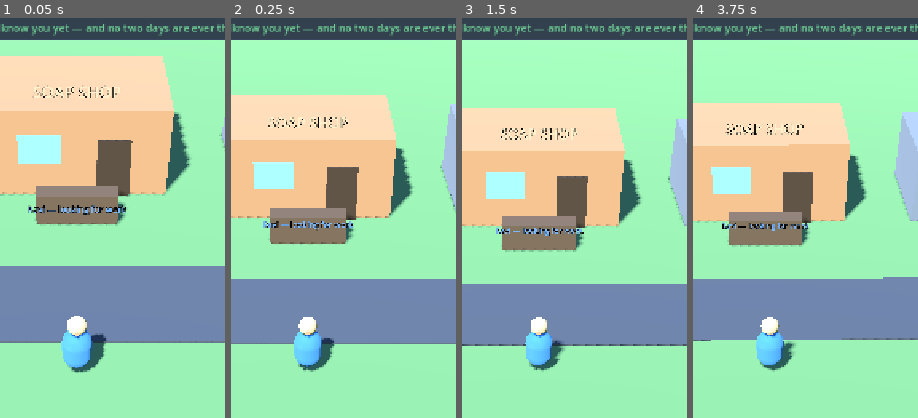
Above: before the commit, frames 1-4 (left to right).
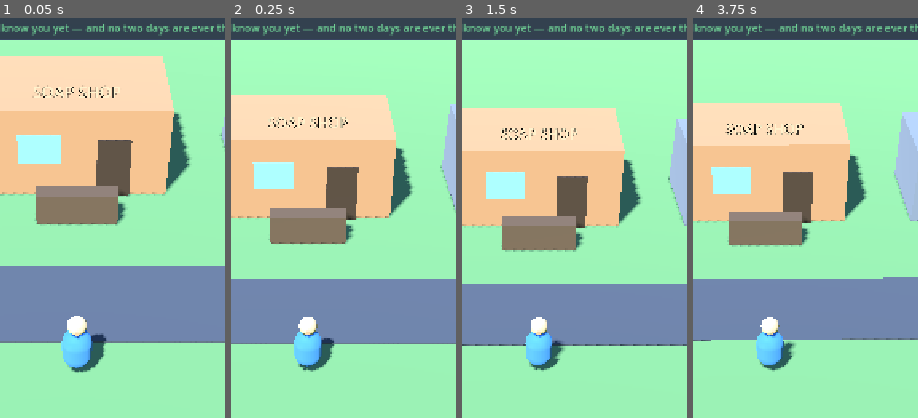
Above: after the commit, the same moments.

Repository: vikashamitian-claude/townbiz
Game: Godot game, scene res://scenes/Town3D.tscn
Same seed, same stepped clock (60 frames per second), same inputs: the game is played once before the commit and once after it.
Inputs (mouse positions are % of the whole screen's width and height, from its top left):
- Up to frame 1 (0.05 s): no input
- Up to frame 2 (0.25 s): no input
- Up to frame 3 (1.5 s): click "Start days" at 0.5 s; move the mouse to (72, 45) at 1.27 s; click (72, 45) at 1.42 s
- Up to frame 4 (3.75 s): click "Pause days" at 2 s; click "Start days" at 2.75 s; drag from (30, 55) to (45, 70) at 3.52 s
The pictures show only the part of the screen within x 33-83%, y 10-60%; the shares and areas given below are measured in that part.

The runs differ from the first frame. In frame 1, 0.5% of the frame differs, in the area x 12-56%, y 46-50%; in frame 2, 0.4%; in frame 3, 0.3%; in frame 4, 0.3%.

Commit message:
Self-review pass: fix Ravi label bug, extract GrayboxKit, add lint tooling
Ran a real static-verification pass since Godot itself still isn't
available in this sandbox: installed gdtoolkit (pip, real GDScript grammar
parser) and linted every .gd file in the project.

- Real bug found and fixed: the "Ravi" 3D label was parented to the town
  root by its builder, then the call site tried to re-parent it under
  ravi_npc — Godot doesn't allow adding an already-parented node, so the
  label never actually followed Ravi. Likely explains the floating "Ravi"
  text seen in the last on-device screenshot.
- Extracted the six stateless graybox mesh builders (static_box, visual_box,
  label3d, tree, person, tint_person) into new scripts/world3d/GrayboxKit.gd
  (class_name, static functions) — triggered by a real gdlint file-length
  flag on Town3D.gd (1070 lines), and doubles as the single swap point
  Phase 3D-2 needs for real low-poly assets (HUMAN_DECISIONS.md).
- Fixed two cosmetic declaration-order lint flags (SaveManager.gd,
  Player3D.gd) — no behavior change.
- Documented the gdtoolkit capability in CLAUDE.md so future sessions know
  what can actually be verified without Godot, and that apt's godot3 is a
  different, incompatible GDScript dialect not usable for this project.

gdformat --check confirms all 14 .gd files parse as valid GDScript
(zero parse failures) — full report in .agent_reports/claude_latest.md.
Godot execution itself remains unavailable; on-device confirmation is
still the next real signal.

Diff:
--- a/scripts/save/SaveManager.gd
+++ b/scripts/save/SaveManager.gd
@@ -2,10 +2,10 @@
 ## BizTown — Living Business Build: save system. Autoloaded as "SaveManager".
 ## Autosaves after every day_ended. Versioned JSON at user://save_v1.json.
 
-const SAVE_PATH: String = "user://save_v1.json"
-
 signal saved
 signal loaded
+
+const SAVE_PATH: String = "user://save_v1.json"
 
 
 func _ready() -> void:
--- /dev/null
+++ b/scripts/world3d/GrayboxKit.gd
@@ -0,0 +1,111 @@
+class_name GrayboxKit
+## BizTown 3D — shared graybox mesh builders for the walkable town.
+## Pure builders: no game state, no autoload references, no signals. This is
+## the single swap point for Phase 3D-2 (replacing boxes/capsules with real
+## low-poly assets) — see HUMAN_DECISIONS.md. Godot registers `class_name`
+## scripts globally, so callers use `GrayboxKit.foo(...)` with no preload,
+## the same way the rest of the codebase uses SimConfig/MissionData.
+
+const SKIN := Color(0.88, 0.74, 0.58)
+
+
+## A solid box with collision, parented under `parent`.
+static func static_box(parent: Node3D, pos: Vector3, size: Vector3, color: Color) -> Node3D:
+	var body := StaticBody3D.new()
+	body.position = pos
+	var col := CollisionShape3D.new()
+	var shape := BoxShape3D.new()
+	shape.size = size
+	col.shape = shape
+	body.add_child(col)
+	var mesh := MeshInstance3D.new()
+	var box := BoxMesh.new()
+	box.size = size
+	var mat := StandardMaterial3D.new()
+	mat.albedo_color = color
+	box.material = mat
+	mesh.mesh = box
+	body.add_child(mesh)
+	parent.add_child(body)
+	return body
+
+
+## A visual-only box (no collision), parented under `parent`.
+static func visual_box(parent: Node3D, pos: Vector3, size: Vector3, color: Color) -> MeshInstance3D:
+	var mesh := MeshInstance3D.new()
+	var box := BoxMesh.new()
+	box.size = size
+	var mat := StandardMaterial3D.new()
+	mat.albedo_color = color
+	box.material = mat
+	mesh.mesh = box
+	mesh.position = pos
+	parent.add_child(mesh)
+	return mesh
+
+
+## A billboarded 3D text label, parented under `parent`.
+static func label3d(parent: Node3D, text: String, pos: Vector3, size: int, color: Color) -> Label3D:
+	var l := Label3D.new()
+	l.text = text
+	l.font_size = size
+	l.modulate = color
+	l.position = pos
+	l.billboard = BaseMaterial3D.BILLBOARD_ENABLED
+	l.outline_size = 8
+	parent.add_child(l)
+	return l
+
+
+## A trunk + sphere-crown tree, parented under `parent`.
+static func tree(parent: Node3D, pos: Vector3) -> void:
+	visual_box(parent, pos + Vector3(0, 0.6, 0), Vector3(0.35, 1.2, 0.35), Color(0.45, 0.32, 0.22))
+	var crown := MeshInstance3D.new()
+	var s := SphereMesh.new()
+	s.radius = 0.9
+	s.height = 1.8
+	var mat := StandardMaterial3D.new()
+	mat.albedo_color = Color(0.30, 0.55, 0.30)
+	s.material = mat
+	crown.mesh = s
+	crown.position = pos + Vector3(0, 1.9, 0)
+	parent.add_child(crown)
+
+
+## A simple graybox person (capsule body + sphere head), named "Body"/"Head"
+## for tint_person(). NOT parented — the caller decides where it goes
+## (a fixed NPC slot vs. a pooled customer-spawn root).
+static func person(body_color: Color) -> Node3D:
+	var root := Node3D.new()
+	var body := MeshInstance3D.new()
+	var cap := CapsuleMesh.new()
+	cap.radius = 0.32
+	cap.height = 1.0
+	var bmat := StandardMaterial3D.new()
+	bmat.albedo_color = body_color
+	cap.material = bmat
+	body.mesh = cap
+	body.position.y = 0.6
+	body.name = "Body"
+	root.add_child(body)
+	var head := MeshInstance3D.new()
+	var sph := SphereMesh.new()
+	sph.radius = 0.2
+	sph.height = 0.4
+	var hmat := StandardMaterial3D.new()
+	hmat.albedo_color = SKIN
+	sph.material = hmat
+	head.mesh = sph
+	head.position.y = 1.3
+	head.name = "Head"
+	root.add_child(head)
+	return root
+
+
+## Recolor a person's body (e.g. to flag a turned-away customer).
+static func tint_person(p: Node3D, color: Color) -> void:
+	var body := p.get_node_or_null("Body") as MeshInstance3D
+	if body != null and body.mesh is CapsuleMesh:
+		var mat := StandardMaterial3D.new()
+		mat.albedo_color = color
+		(body.mesh as CapsuleMesh).material = mat
--- a/scripts/world3d/Player3D.gd
+++ b/scripts/world3d/Player3D.gd
@@ -9,12 +9,12 @@
 const DRAG_RADIUS: float = 80.0
 const BOUND: float = 20.0
 
+var visual: Node3D
+
 var _drag_index: int = -1
 var _drag_origin: Vector2 = Vector2.ZERO
 var _mouse_down: bool = false
 var _move_input: Vector2 = Vector2.ZERO   # x = screen right, y = screen down
-
-var visual: Node3D
 
 
 func _ready() -> void:
--- a/scripts/world3d/Town3D.gd
+++ b/scripts/world3d/Town3D.gd
@@ -6,6 +6,8 @@
 ## The founder walks a small street: manage the shop at the counter, meet
 ## Ravi in person to hire him, walk to the empty shop next door to expand.
 ## Customers arrive as 3D figures each day; turned-away ones leave red.
+
+enum Ctx { NONE, MANAGE, HIRE, EXPAND }
 
 const DAY_DURATION: float = 6.0
 const BUY_QUANTITY: int = 60
@@ -28,7 +30,6 @@
 const BAD := Color(0.92, 0.42, 0.42)
 const WARN := Color(0.96, 0.80, 0.36)
 const ACCENT := Color(0.45, 0.85, 0.6)
-const SKIN := Color(0.88, 0.74, 0.58)
 
 # --- World points ---
 const COUNTER_POS := Vector3(0, 0, -2.5)     # in front of the shop door
@@ -94,8 +95,6 @@
 var decision_no: Button
 var complete_overlay: Control
 var hint_label: Label
-
-enum Ctx { NONE, MANAGE, HIRE, EXPAND }
 var context_action: int = Ctx.NONE
 
 
@@ -167,40 +166,43 @@
 	add_child(cam)
 
 	# Ground (oversized well past the walkable BOUND so its edge is never in frame)
-	_static_box(Vector3(0, -0.25, 0), Vector3(200, 0.5, 200), Color(0.45, 0.62, 0.38))
+	GrayboxKit.static_box(self, Vector3(0, -0.25, 0), Vector3(200, 0.5, 200), Color(0.45, 0.62, 0.38))
 	# Road (visual strip, no collider needed)
-	_visual_box(Vector3(0, 0.02, 1.5), Vector3(40, 0.04, 3.2), Color(0.32, 0.33, 0.36))
+	GrayboxKit.visual_box(self, Vector3(0, 0.02, 1.5), Vector3(40, 0.04, 3.2), Color(0.32, 0.33, 0.36))
 
 	# The soap shop
-	shop_body = _static_box(Vector3(0, 1.5, -6), Vector3(6, 3, 4), Color(0.78, 0.55, 0.38))
-	_visual_box(Vector3(1.2, 1.0, -3.95), Vector3(1.1, 2.0, 0.12), Color(0.30, 0.22, 0.16))  # door
-	_visual_box(Vector3(-1.2, 1.7, -3.95), Vector3(1.4, 1.0, 0.12), Color(0.55, 0.78, 0.95)) # window
-	_label3d("SOAP SHOP", Vector3(0, 3.6, -4), 96, Color(1, 0.95, 0.8))
+	shop_body = GrayboxKit.static_box(
+		self, Vector3(0, 1.5, -6), Vector3(6, 3, 4), Color(0.78, 0.55, 0.38))
+	GrayboxKit.visual_box(  # door
+		self, Vector3(1.2, 1.0, -3.95), Vector3(1.1, 2.0, 0.12), Color(0.30, 0.22, 0.16))
+	GrayboxKit.visual_box(  # window
+		self, Vector3(-1.2, 1.7, -3.95), Vector3(1.4, 1.0, 0.12), Color(0.55, 0.78, 0.95))
+	GrayboxKit.label3d(self, "SOAP SHOP", Vector3(0, 3.6, -4), 96, Color(1, 0.95, 0.8))
 	# Counter (in front, under an awning)
-	_visual_box(Vector3(0, 0.5, -2.6), Vector3(2.6, 1.0, 0.7), Color(0.42, 0.32, 0.24))
+	GrayboxKit.visual_box(self, Vector3(0, 0.5, -2.6), Vector3(2.6, 1.0, 0.7), Color(0.42, 0.32, 0.24))
 
 	# The shop next door (expansion target)
-	neighbor_body = _static_box(Vector3(8, 1.3, -6), Vector3(5, 2.6, 4), Color(0.52, 0.53, 0.58))
-	neighbor_sign = _label3d("FOR RENT", Vector3(8, 3.1, -4), 72, Color(0.85, 0.85, 0.85))
+	neighbor_body = GrayboxKit.static_box(
+		self, Vector3(8, 1.3, -6), Vector3(5, 2.6, 4), Color(0.52, 0.53, 0.58))
+	neighbor_sign = GrayboxKit.label3d(
+		self, "FOR RENT", Vector3(8, 3.1, -4), 72, Color(0.85, 0.85, 0.85))
 
 	# Filler houses (set dressing)
-	_static_box(Vector3(-9, 1.4, -7), Vector3(4, 2.8, 3.5), Color(0.62, 0.50, 0.60))
-	_static_box(Vector3(-15, 1.2, -5), Vector3(3.5, 2.4, 3), Color(0.50, 0.60, 0.68))
-	_static_box(Vector3(14, 1.3, -6.5), Vector3(4, 2.6, 3.5), Color(0.68, 0.60, 0.45))
-	_static_box(Vector3(-12, 1.2, 6.5), Vector3(4, 2.4, 3), Color(0.58, 0.55, 0.50))
-	_static_box(Vector3(11, 1.3, 7), Vector3(4.5, 2.6, 3.2), Color(0.52, 0.62, 0.55))
+	GrayboxKit.static_box(self, Vector3(-9, 1.4, -7), Vector3(4, 2.8, 3.5), Color(0.62, 0.50, 0.60))
+	GrayboxKit.static_box(self, Vector3(-15, 1.2, -5), Vector3(3.5, 2.4, 3), Color(0.50, 0.60, 0.68))
+	GrayboxKit.static_box(self, Vector3(14, 1.3, -6.5), Vector3(4, 2.6, 3.5), Color(0.68, 0.60, 0.45))
+	GrayboxKit.static_box(self, Vector3(-12, 1.2, 6.5), Vector3(4, 2.4, 3), Color(0.58, 0.55, 0.50))
+	GrayboxKit.static_box(self, Vector3(11, 1.3, 7), Vector3(4.5, 2.6, 3.2), Color(0.52, 0.62, 0.55))
 	# Trees
 	for p in [Vector3(-5, 0, 5), Vector3(5, 0, 6), Vector3(16, 0, 2.8), Vector3(-17, 0, 3.2)]:
-		_tree(p)
+		GrayboxKit.tree(self, p)
 
 	# Ravi (idle NPC; shown when relevant)
-	ravi_npc = _person(Color(0.35, 0.48, 0.78))
+	ravi_npc = GrayboxKit.person(Color(0.35, 0.48, 0.78))
 	ravi_npc.position = RAVI_WAIT_POS
 	ravi_npc.visible = false
 	add_child(ravi_npc)
-	ravi_label = _label3d("Ravi", Vector3.ZERO, 48, REP_COL)
-	ravi_label.position = Vector3(0, 2.1, 0)
-	ravi_npc.add_child(ravi_label)
+	ravi_label = GrayboxKit.label3d(ravi_npc, "Ravi", Vector3(0, 2.1, 0), 48, REP_COL)
 
 	npc_root = Node3D.new()
 	add_child(npc_root)
@@ -208,102 +210,6 @@
 	player = PlayerScene.new()
 	player.position = Vector3(0, 0.1, 4)
 	add_child(player)
-
-
-func _static_box(pos: Vector3, size: Vector3, color: Color) -> Node3D:
-	var body := StaticBody3D.new()
-	body.position = pos
-	var col := CollisionShape3D.new()
-	var shape := BoxShape3D.new()
-	shape.size = size
-	col.shape = shape
-	body.add_child(col)
-	var mesh := MeshInstance3D.new()
-	var box := BoxMesh.new()
-	box.size = size
-	var mat := StandardMaterial3D.new()
-	mat.albedo_color = color
-	box.material = mat
-	mesh.mesh = box
-	body.add_child(mesh)
-	add_child(body)
-	return body
-
-
-func _visual_box(pos: Vector3, size: Vector3, color: Color) -> MeshInstance3D:
-	var mesh := MeshInstance3D.new()
-	var box := BoxMesh.new()
-	box.size = size
-	var mat := StandardMaterial3D.new()
-	mat.albedo_color = color
-	box.material = mat
-	mesh.mesh = box
-	mesh.position = pos
-	add_child(mesh)
-	return mesh
-
-
-func _label3d(text: String, pos: Vector3, size: int, color: Color) -> Label3D:
-	var l := Label3D.new()
-	l.text = text
-	l.font_size = size
-	l.modulate = color
-	l.position = pos
-	l.billboard = BaseMaterial3D.BILLBOARD_ENABLED
-	l.outline_size = 8
-	add_child(l)
-	return l
-
-
-func _tree(pos: Vector3) -> void:
-	var trunk := _visual_box(pos + Vector3(0, 0.6, 0), Vector3(0.35, 1.2, 0.35), Color(0.45, 0.32, 0.22))
-	var crown := MeshInstance3D.new()
-	var s := SphereMesh.new()
-	s.radius = 0.9
-	s.height = 1.8
-	var mat := StandardMaterial3D.new()
-	mat.albedo_color = Color(0.30, 0.55, 0.30)
-	s.material = mat
-	crown.mesh = s
-	crown.position = pos + Vector3(0, 1.9, 0)
-	add_child(crown)
-	trunk.visible = true
-
-
-## A simple graybox person (capsule body + sphere head), used for customers & Ravi.
-func _person(body_color: Color) -> Node3D:
-	var root := Node3D.new()
-	var body := MeshInstance3D.new()
-	var cap := CapsuleMesh.new()
-	cap.radius = 0.32
-	cap.height = 1.0
-	var bmat := StandardMaterial3D.new()
-	bmat.albedo_color = body_color
-	cap.material = bmat
-	body.mesh = cap
-	body.position.y = 0.6
-	body.name = "Body"
-	root.add_child(body)
-	var head := MeshInstance3D.new()
-	var sph := SphereMesh.new()
-	sph.radius = 0.2
-	sph.height = 0.4
-	var hmat := StandardMaterial3D.new()
-	hmat.albedo_color = SKIN
-	sph.material = hmat
-	head.mesh = sph
-	head.position.y = 1.3
-	head.name = "Head"
-	root.add_child(head)
-	return root
-
-
-func _tint_person(p: Node3D, color: Color) -> void:
-	var body := p.get_node_or_null("Body") as MeshInstance3D
-	if body != null and body.mesh is CapsuleMesh:
-		var mat := StandardMaterial3D.new()
-		mat.albedo_color = color
-		(body.mesh as CapsuleMesh).material = mat
 
 
 # ===========================================================================
@@ -678,7 +584,7 @@
 
 
 func _spawn_customer_3d(served: bool, idx: int) -> void:
-	var npc := _person(Color(0.55, 0.62, 0.78))
+	var npc := GrayboxKit.person(Color(0.55, 0.62, 0.78))
 	var from_left: bool = (idx % 2) == 0
 	npc.position = SPAWN_LEFT if from_left else SPAWN_RIGHT
 	npc_root.add_child(npc)
@@ -694,7 +600,7 @@
 		t.tween_property(npc, "scale", Vector3(0.05, 0.05, 0.05), 0.25)
 	else:
 		t.tween_callback(func() -> void:
-			_tint_person(npc, BAD)
+			GrayboxKit.tint_person(npc, BAD)
 			_float("left!", BAD, _screen_pos(npc.position)))
 		var exit := SPAWN_LEFT if not from_left else SPAWN_RIGHT
 		t.tween_property(npc, "position", exit, DAY_DURATION * 0.4)
Not shown, changed: .agent_reports/claude_latest.md
Not shown, changed: CLAUDE.md
